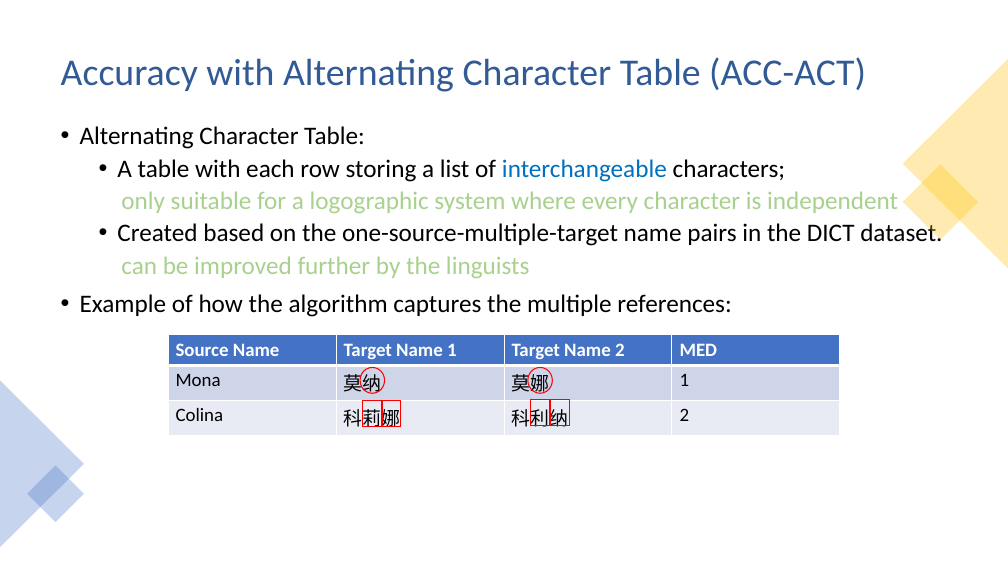
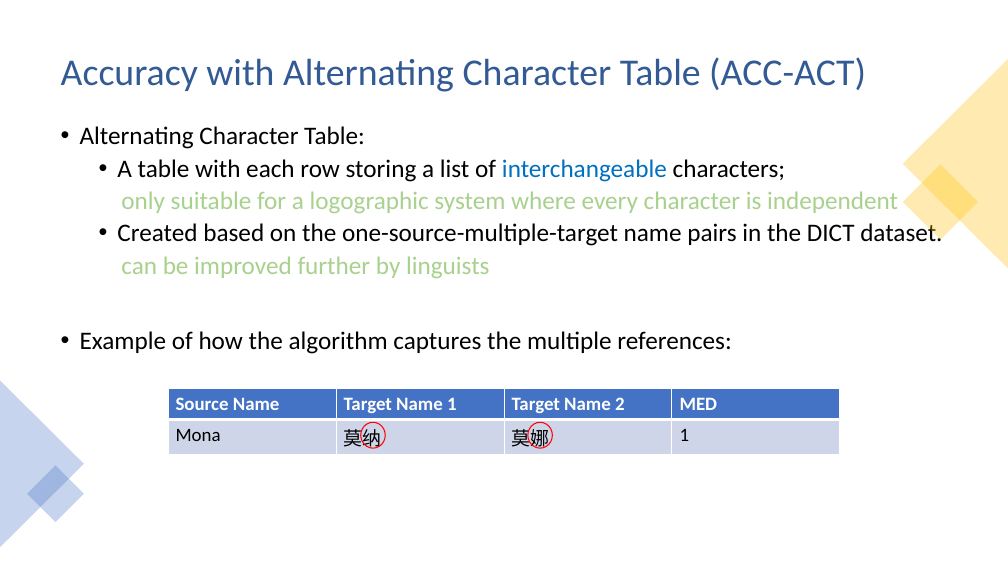
Before and after one commit to Lawhy/Lawhy.github.io, a slide deck: slide 8 of materials/aacl_presentation.pptx (slide 9 before the commit). Drawn at 1008x567 pixels with LibreOffice and Linux fonts; fonts in the diff are those of the drawing. Boxes give left, top, right and bottom in pixels: in the first picture for what was removed or moved away, otherwise in the second. Text is boxed around its words. In the diff, an @@ line names an element or a change of style, - is before the commit and + after.

```diff
--- a/materials/aacl_presentation.pptx
+++ b/materials/aacl_presentation.pptx
@@ text at [121,256,489,278]: text changed @@
-  can be improved further by the linguists
+  can be improved further by linguists
@@ table at [168,389,839,453] @@
-row 3: Colina | 科莉娜 | 科利纳 | 2
@@ table: place and size @@
-table at [168,334,839,431]
+table at [168,389,839,453]
@@ rectangle removed at [362,401,381,426] @@
@@ rectangle removed at [383,401,402,426] @@
@@ rectangle removed at [531,400,550,426] @@
@@ rectangle removed at [551,400,569,426] @@
@@ ellipse: place and size @@
-ellipse at [360,368,384,393]
+ellipse at [361,423,385,448]
@@ ellipse: place and size @@
-ellipse at [528,368,552,393]
+ellipse at [528,423,552,448]
```
Also in this commit, not shown: 9 other slides changed, 2 slides added, 2 slides removed.
